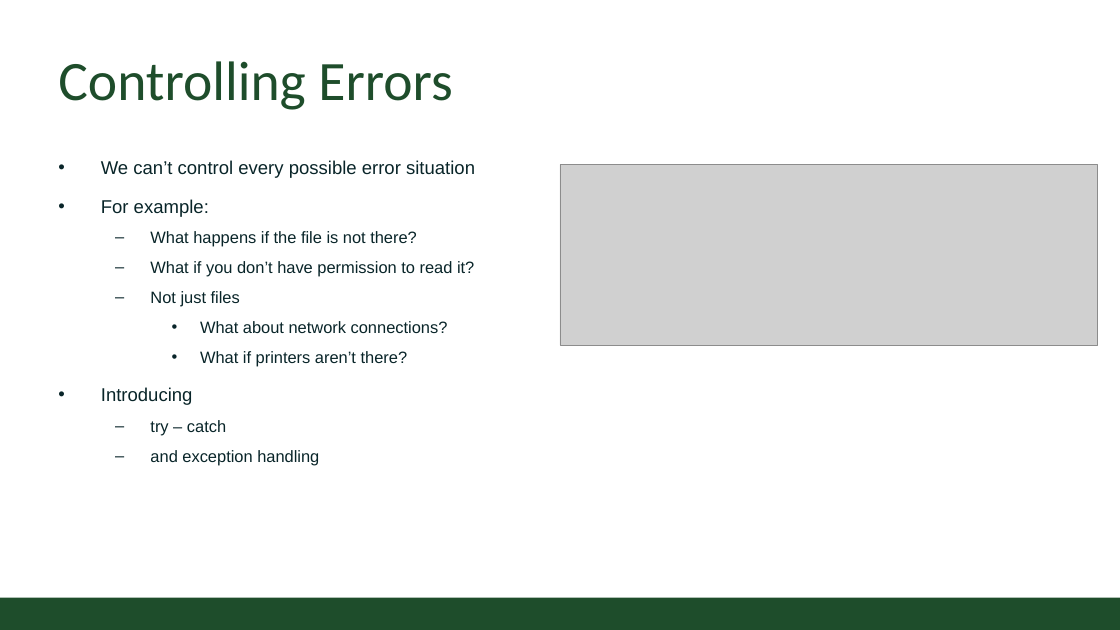
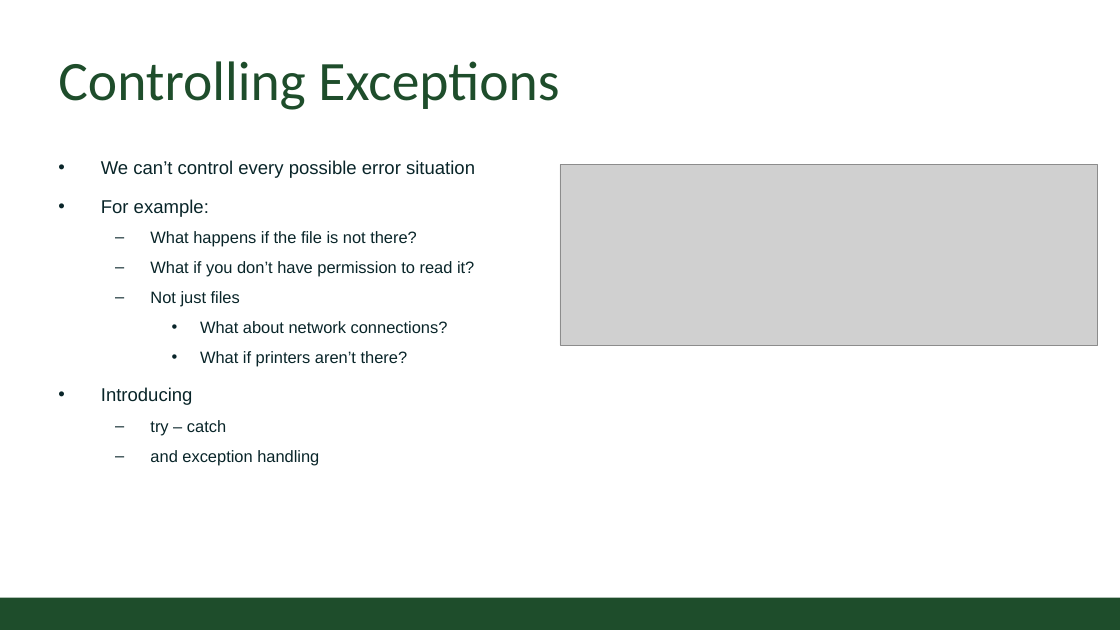
Before and after one commit to CSU-CompSci-CS163-4/Handouts, a slide deck: slide 5 of slides/On-Campus/09_02_Exceptions.pptx (slide 3 before the commit). Drawn at 1120x630 pixels with LibreOffice and Linux fonts; fonts in the diff are those of the drawing; grey boxes stand for pictures; background and template pictures are left out. Boxes give left, top, right and bottom in pixels: in the first picture for what was removed or moved away, otherwise in the second. Text is boxed around its words. In the diff, an @@ line names an element or a change of style, - is before the commit and + after.

Commit message:
Exceptions lecture updated

```diff
--- a/slides/On-Campus/09_02_Exceptions.pptx
+++ b/slides/On-Campus/09_02_Exceptions.pptx
@@ title at box(58, 61, 559, 110): text changed @@
-Controlling Errors
+Controlling Exceptions
```
Also in this commit, not shown: 1 other slide changed, 8 slides added, 1 slide removed.
